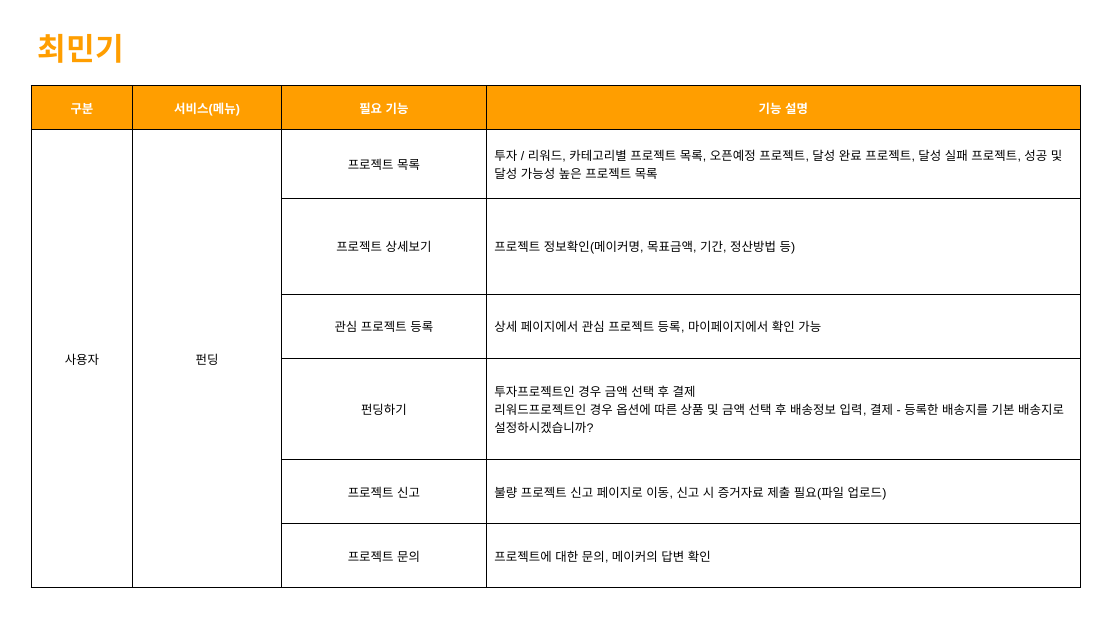
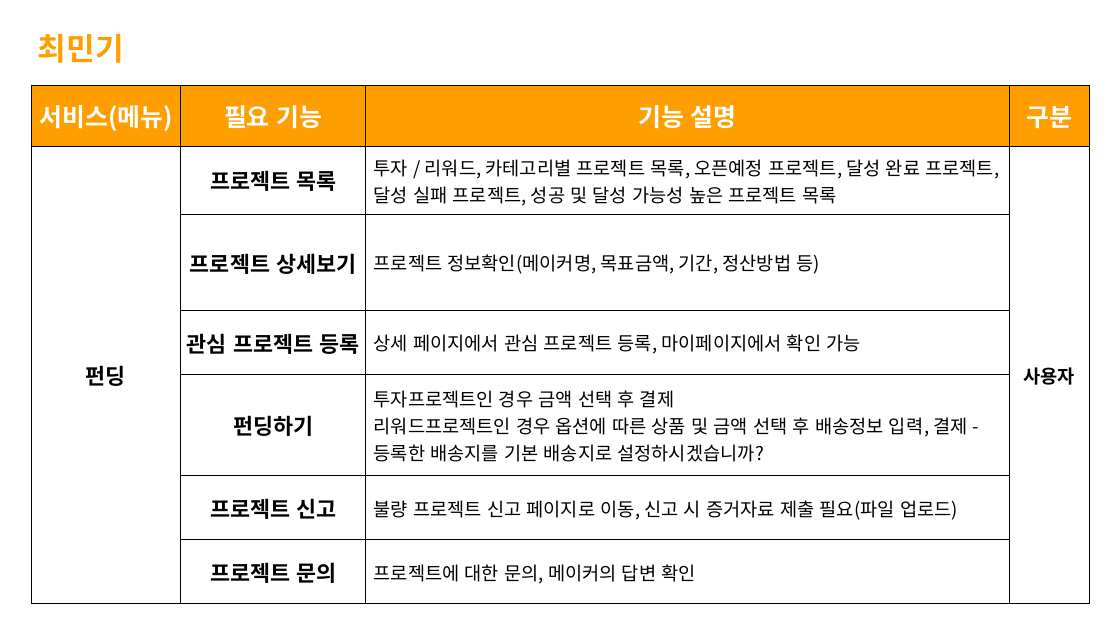
Before and after one commit to hhsw07/ezen-academy-projects, a slide deck: slide 14 of 0 발표용 파워포인트/0515 2차발표/0515 project06 - 파워포인트 종합.pptx (slide 11 before the commit). Drawn at 1120x630 pixels with LibreOffice and Linux fonts; fonts in the diff are those of the drawing. Boxes give left, top, right and bottom in pixels: in the first picture for what was removed or moved away, otherwise in the second. Text is boxed around its words. In the diff, an @@ line names an element or a change of style, - is before the commit and + after.

```diff
--- a/0 발표용 파워포인트/0515 2차발표/0515 project06 - 파워포인트 종합.pptx
+++ b/0 발표용 파워포인트/0515 2차발표/0515 project06 - 파워포인트 종합.pptx
@@ table at bbox=[31, 86, 1089, 588] @@
-row 1: 구분 | 서비스(메뉴) | 필요 기능 | 기능 설명
+row 1: 서비스(메뉴) | 필요 기능 | 기능 설명 | 구분
-row 2: 사용자 | 펀딩 | 프로젝트 목록 | 투자 / 리워드, 카테고리별 프로젝트 목록, 오픈예정 프로젝트, 달성 완료 프로젝트, 달성 실패 프로젝트, 성공 및 달성 가능성 높은 프로젝트 목록
+row 2: 펀딩 | 프로젝트 목록 | 투자 / 리워드, 카테고리별 프로젝트 목록, 오픈예정 프로젝트, 달성 완료 프로젝트, 달성 실패 프로젝트, 성공 및 달성 가능성 높은 프로젝트 목록 | 사용자
-row 3:  |  | 프로젝트 상세보기 | 프로젝트 정보확인(메이커명, 목표금액, 기간, 정산방법 등)
+row 3:  | 프로젝트 상세보기 | 프로젝트 정보확인(메이커명, 목표금액, 기간, 정산방법 등) | 
-row 4:  |  | 관심 프로젝트 등록 | 상세 페이지에서 관심 프로젝트 등록, 마이페이지에서 확인 가능
+row 4:  | 관심 프로젝트 등록 | 상세 페이지에서 관심 프로젝트 등록, 마이페이지에서 확인 가능 | 
-row 5:  |  | 펀딩하기 | 투자프로젝트인 경우 금액 선택 후 결제 리워드프로젝트인 경우 옵션에 따른 상품 및 금액 선택 후 배송정보 입력, 결제 - 등록한 배송지를 기본 배송지로 설정하시겠습니까?
+row 5:  | 펀딩하기 | 투자프로젝트인 경우 금액 선택 후 결제 리워드프로젝트인 경우 옵션에 따른 상품 및 금액 선택 후 배송정보 입력, 결제 - 등록한 배송지를 기본 배송지로 설정하시겠습니까? | 
-row 6:  |  | 프로젝트 신고 | 불량 프로젝트 신고 페이지로 이동, 신고 시 증거자료 제출 필요(파일 업로드)
+row 6:  | 프로젝트 신고 | 불량 프로젝트 신고 페이지로 이동, 신고 시 증거자료 제출 필요(파일 업로드) | 
-row 7:  |  | 프로젝트 문의 | 프로젝트에 대한 문의, 메이커의 답변 확인
+row 7:  | 프로젝트 문의 | 프로젝트에 대한 문의, 메이커의 답변 확인 | 
@@ table: place and size @@
-table at bbox=[31, 86, 1081, 588]
+table at bbox=[31, 86, 1089, 588]
```
Also in this commit, not shown: 7 other slides changed, 15 slides added, 13 slides removed.
